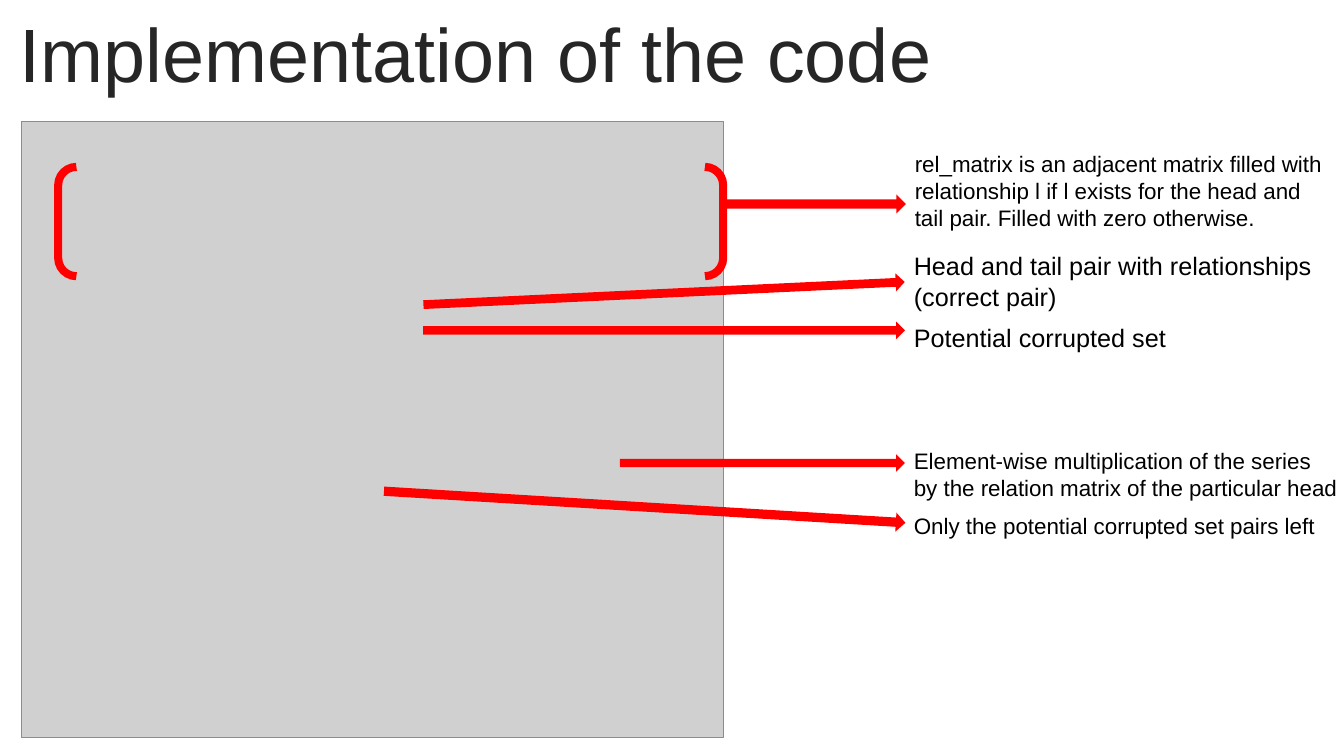
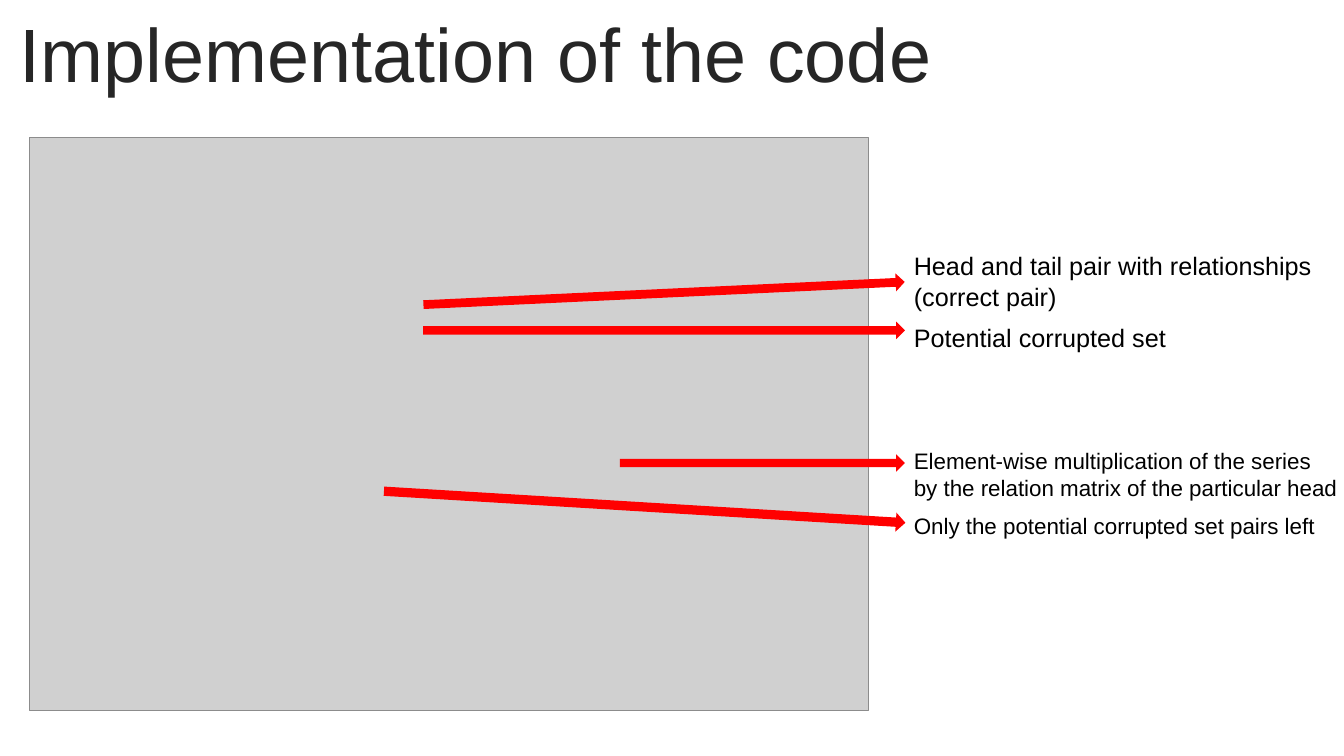
Before and after one commit to BeigeHW/KAIST_2022_Winter_Intern, a slide deck: slide 25 of Week 3 (1.17) 내꺼/TransE(내꺼)/TransE 발표/TransE.pptx. Drawn at 1344x756 pixels with LibreOffice and Linux fonts; fonts in the diff are those of the drawing; grey boxes stand for pictures. Boxes give left, top, right and bottom in pixels: in the first picture for what was removed or moved away, otherwise in the second. Text is boxed around its words. In the diff, an @@ line names an element or a change of style, - is before the commit and + after.

```diff
--- a/Week 3 (1.17) 내꺼/TransE(내꺼)/TransE 발표/TransE.pptx
+++ b/Week 3 (1.17) 내꺼/TransE(내꺼)/TransE 발표/TransE.pptx
@@ picture: place and size @@
-picture at [22,122,724,738]
+picture at [29,137,868,710]
@@ bracket pair removed at [58,167,724,276] @@
@@ text removed at [915,155,1322,231] @@
-rel_matrix is an adjacent matrix filled with
-relationship l if l exists for the head and tail pair. Filled with zero otherwise.
@@ left arrow removed at [723,196,904,212] @@
```
Also in this commit, not shown: 2 other slides changed, 11 other files.
